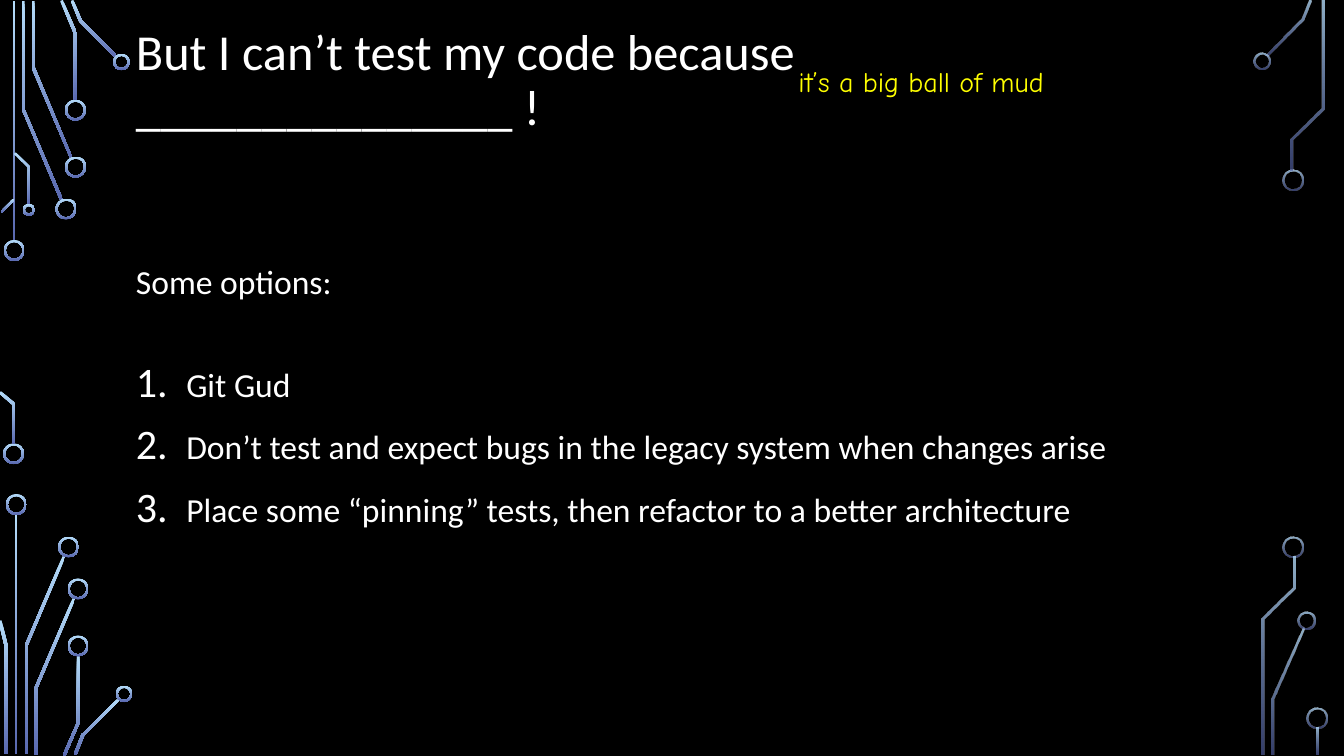
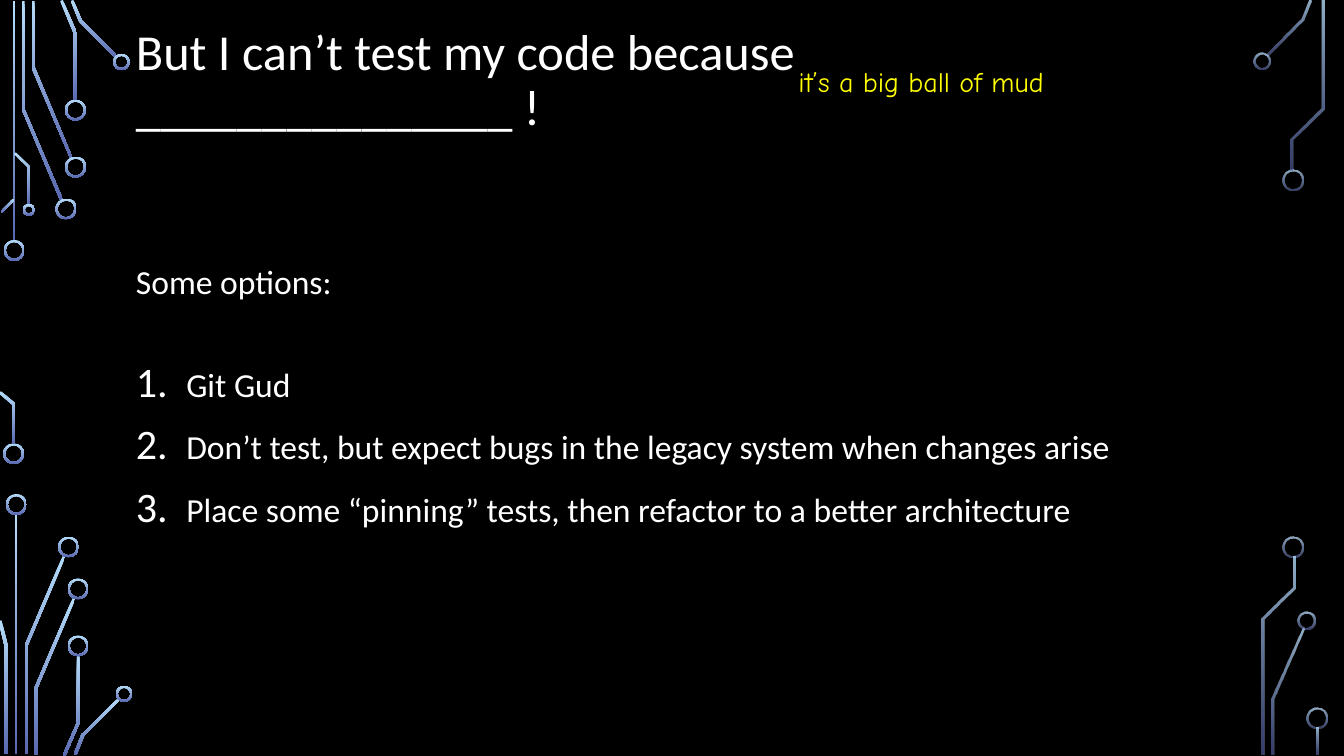
Before and after one commit to IntegerMan/SoftwareQualityTalk, a slide deck: slide 24 of Software Quality Recipes for Legacy.pptx (slide 22 before the commit). Drawn at 1344x756 pixels with LibreOffice and Linux fonts; fonts in the diff are those of the drawing; background and template pictures are left out. Boxes give left, top, right and bottom in pixels: in the first picture for what was removed or moved away, otherwise in the second. Text is boxed around its words. In the diff, an @@ line names an element or a change of style, - is before the commit and + after.

Commit message:
Extracted interfaces and a fake test data provider

```diff
--- a/Software Quality Recipes for Legacy.pptx
+++ b/Software Quality Recipes for Legacy.pptx
@@ text at (186, 435, 1109, 465): text changed @@
-2. Don’t test and expect bugs in the legacy system when changes arise
+2. Don’t test, but expect bugs in the legacy system when changes arise
```
Also in this commit, not shown: 8 other slides changed, 7 slides added, 5 slides removed, 4 other files.
